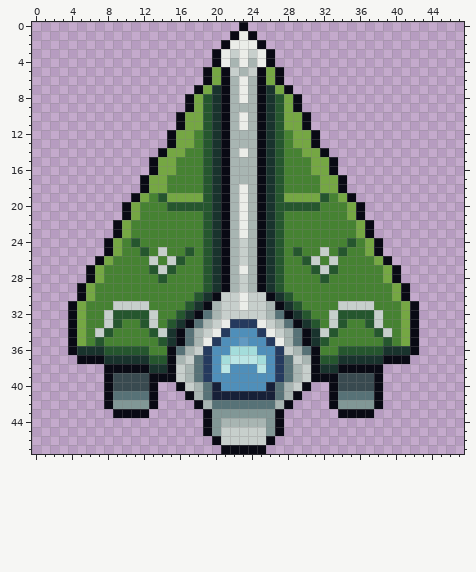
A pixel-art sprite gets an edit: res/img/space_invaders/ships/ship_2.png. Above: the version before the commit.
The file is 48x48 pixels.
The same view after the edit:
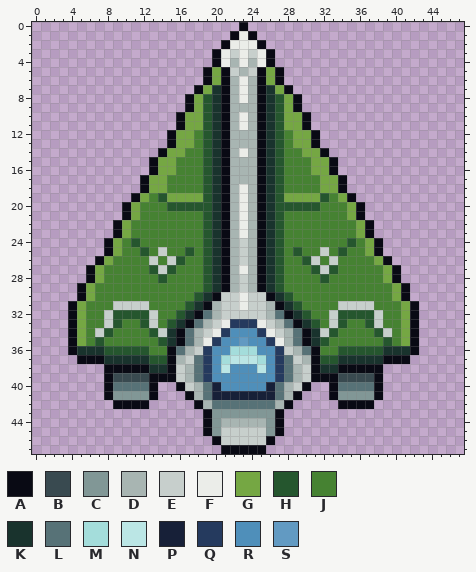
Palette (. is transparent): A #090a14  B #394a50  C #819796  D #a8b5b2  E #c7cfcc  F #ebede9  G #75a743  H #25562e  J #468232  K #19332d  L #577277  M #a4dddb  N #bbe6e5  P #172038  Q #253a5e  R #4f8fba  S #629ac2
Changes in this commit:
y 40: x 9..12 BBBB -> LLLL; x 34..37 BBBB -> LLLL
y 41: x 9..12 LLLL -> CCCC; x 34..37 LLLL -> CCCC
y 42: x 8..13 ACCCCA -> .AAAA.; x 33..38 ACCCCA -> .AAAA.
y 43: x 9..12 AAAA -> ....; x 34..37 AAAA -> ....
